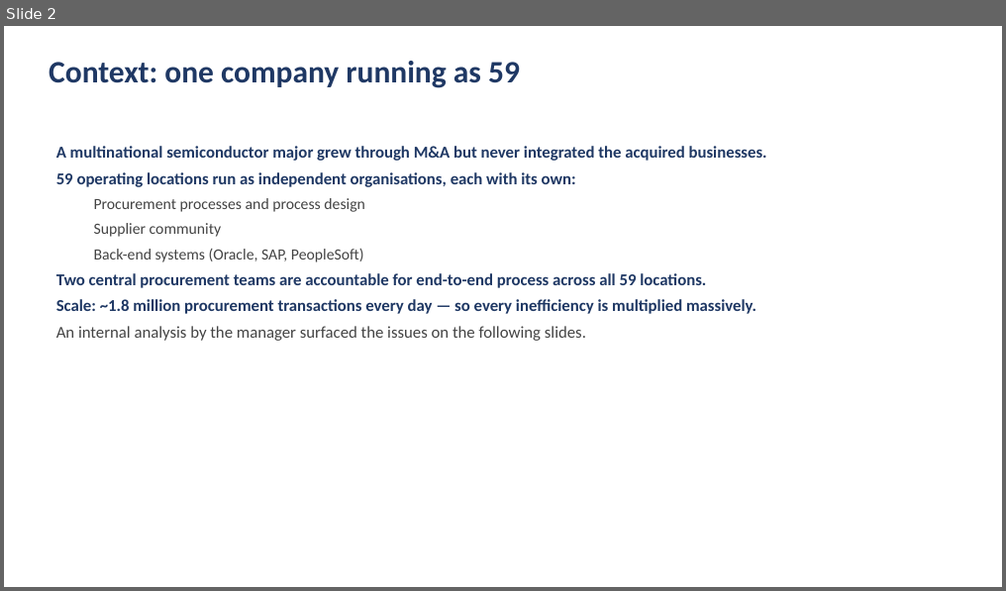
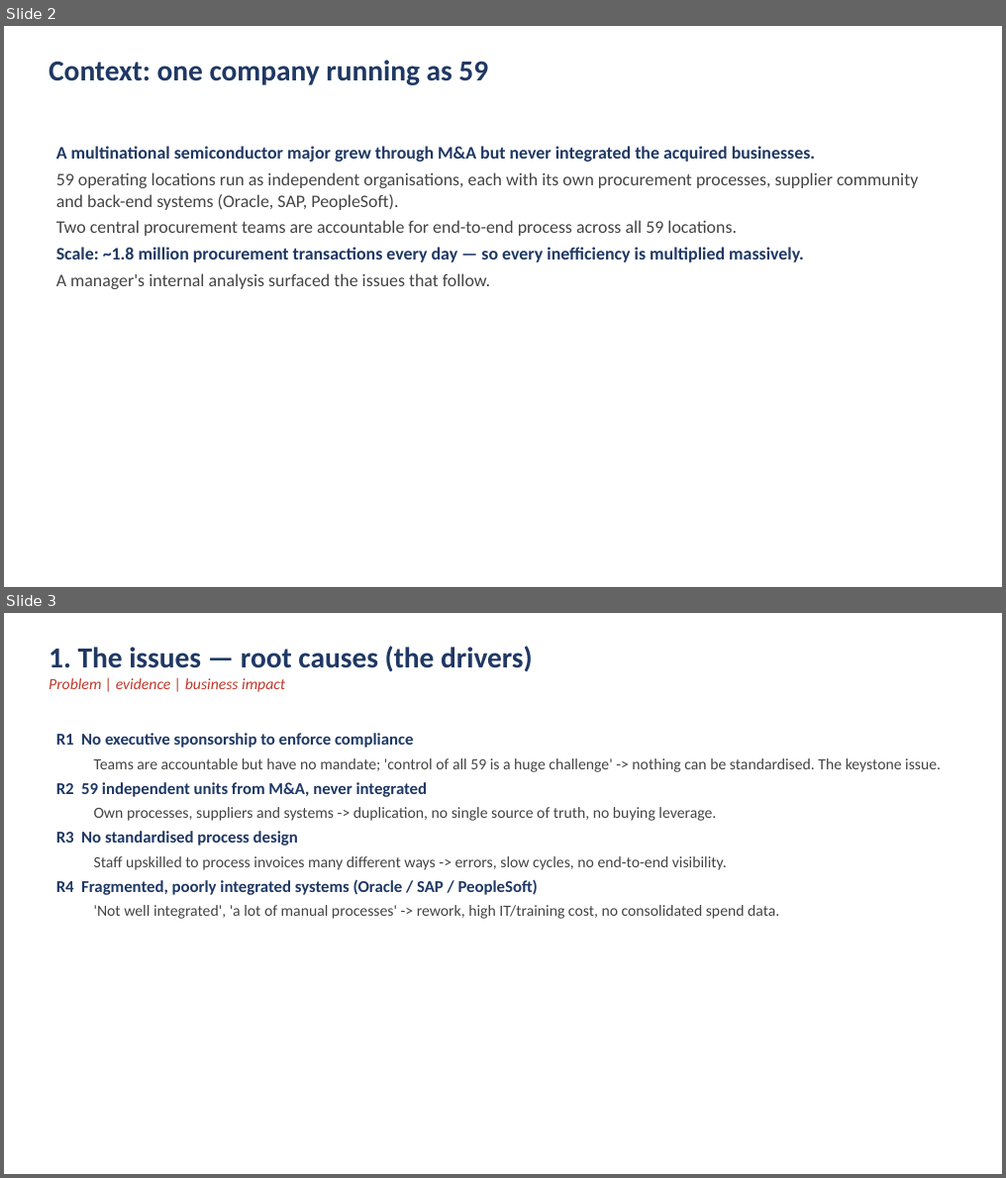
Before and after one commit to DAVIDEJI20/-irri-website, a slide deck: NextTech_Procurement_Analysis.pptx. Shown one above the other, each under a label of ours: slide 2 before the commit, slides 2 and 3 after it. The pictures are 1006x591 and 1006x1178 pixels, drawn with LibreOffice and Linux fonts; fonts in the diff are those of the drawing. Boxes give left, top, right and bottom in pixels: in the first picture for what was removed or moved away, otherwise in the second. Text is boxed around its words. In the diff, an @@ line names an element or a change of style, - is before the commit and + after.

```diff
--- a/NextTech_Procurement_Analysis.pptx
+++ b/NextTech_Procurement_Analysis.pptx
@@ slide 3 added at (x1=4, y1=613, x2=1002, y2=1174), background #FFFFFF @@
@@ text added at (x1=49, y1=646, x2=533, y2=692), 28 pt, text #1F3864, bold @@
+1. The issues — root causes (the drivers)
+Problem | evidence | business impact
@@ text added at (x1=56, y1=733, x2=941, y2=919), 15 pt, text #444444 @@
+R1 No executive sponsorship to enforce compliance
+  Teams are accountable but have no mandate; 'control of all 59 is a huge challenge' -> nothing can be standardised. The keystone issue.
+R2 59 independent units from M&A, never integrated
+  Own processes, suppliers and systems -> duplication, no single source of truth, no buying leverage.
+R3 No standardised process design
+  Staff upskilled to process invoices many different ways -> errors, slow cycles, no end-to-end visibility.
+R4 Fragmented, poorly integrated systems (Oracle / SAP / PeopleSoft)
+  'Not well integrated', 'a lot of manual processes' -> rework, high IT/training cost, no consolidated spend data.
@@ slide 2 changed as well @@
@@ text "Context: one company running as ..." at (x1=49, y1=60, x2=488, y2=85): size 30 to 28 pt @@
@@ text at (x1=56, y1=173, x2=918, y2=210): text changed; size 15 to 17 pt @@
-59 operating locations run as independent organisations, each with its own:
-  Procurement processes and process design
-  Supplier community
-  Back-end systems (Oracle, SAP, PeopleSoft)
+59 operating locations run as independent organisations, each with its own procurement processes, supplier community and back-end systems (Oracle, SAP, PeopleSoft).
@@ text at (x1=56, y1=146, x2=815, y2=263): size 16 to 17 pt in "A multinational semiconductor major grew through M&A ...", "Two central procurement teams are accountable for ...", "Scale: ~1.8 million procurement transactions every day ..."; text colour #1F3864 to #444444, bold off in "Two central procurement teams are accountable for ..."; less space between paragraphs @@
@@ text at (x1=56, y1=274, x2=490, y2=289): text changed; size 16 to 17 pt @@
-An internal analysis by the manager surfaced the issues on the following slides.
+A manager's internal analysis surfaced the issues that follow.
```
Also in this commit, not shown: 9 other slides changed, 1 other slide added, 6 slides removed, 1 other file.
